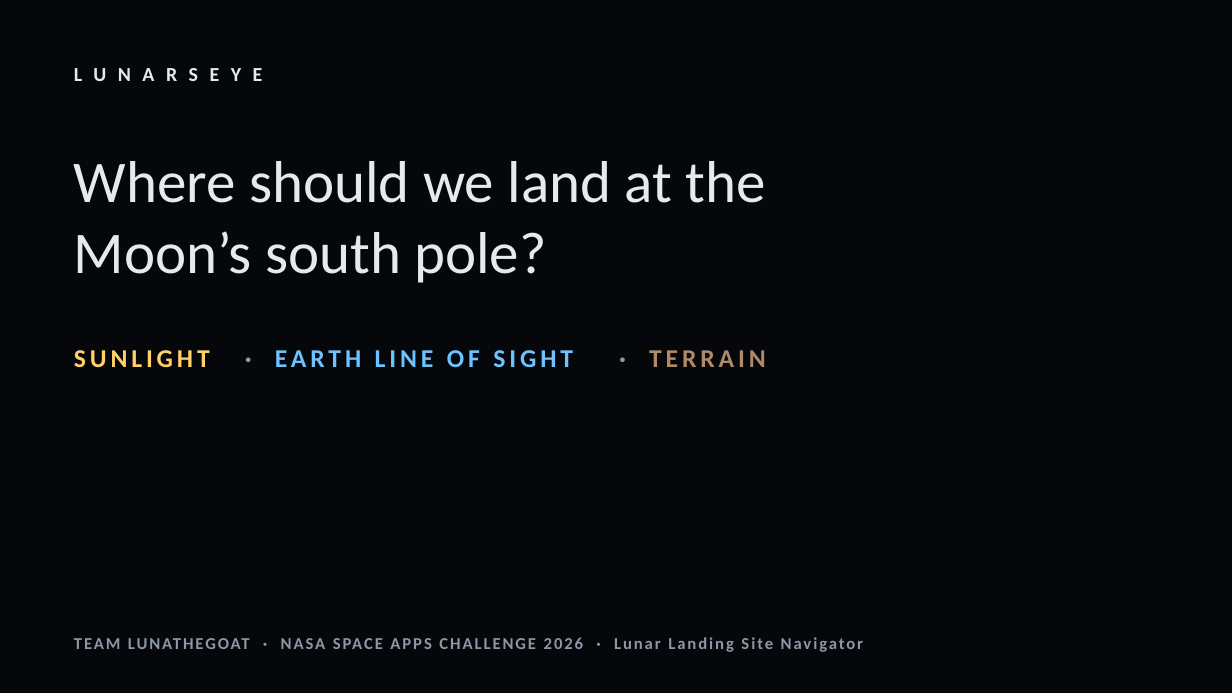
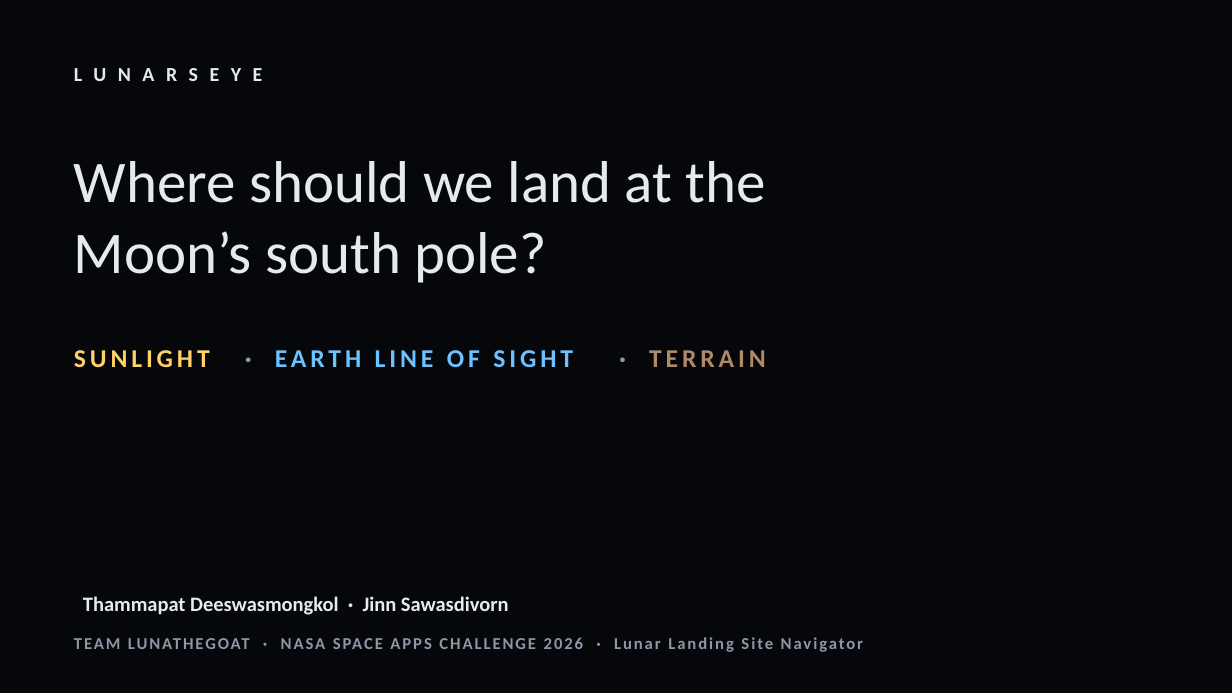
Before and after one commit to 5764678/LUNARSEYE, a slide deck: slide 1 of submission/LUNARSEYE_nasa_7slides.pptx. Drawn at 1232x693 pixels with LibreOffice and Linux fonts; fonts in the diff are those of the drawing; background and template pictures are left out. Boxes give left, top, right and bottom in pixels: in the first picture for what was removed or moved away, otherwise in the second. Text is boxed around its words. In the diff, an @@ line names an element or a change of style, - is before the commit and + after.

```diff
--- a/submission/LUNARSEYE_nasa_7slides.pptx
+++ b/submission/LUNARSEYE_nasa_7slides.pptx
@@ text added at [83,596,509,615], 16 pt, text #E6EAEF, bold @@
+Thammapat Deeswasmongkol · Jinn Sawasdivorn
```
Also in this commit, not shown: 1 other slide changed, 7 other files.
